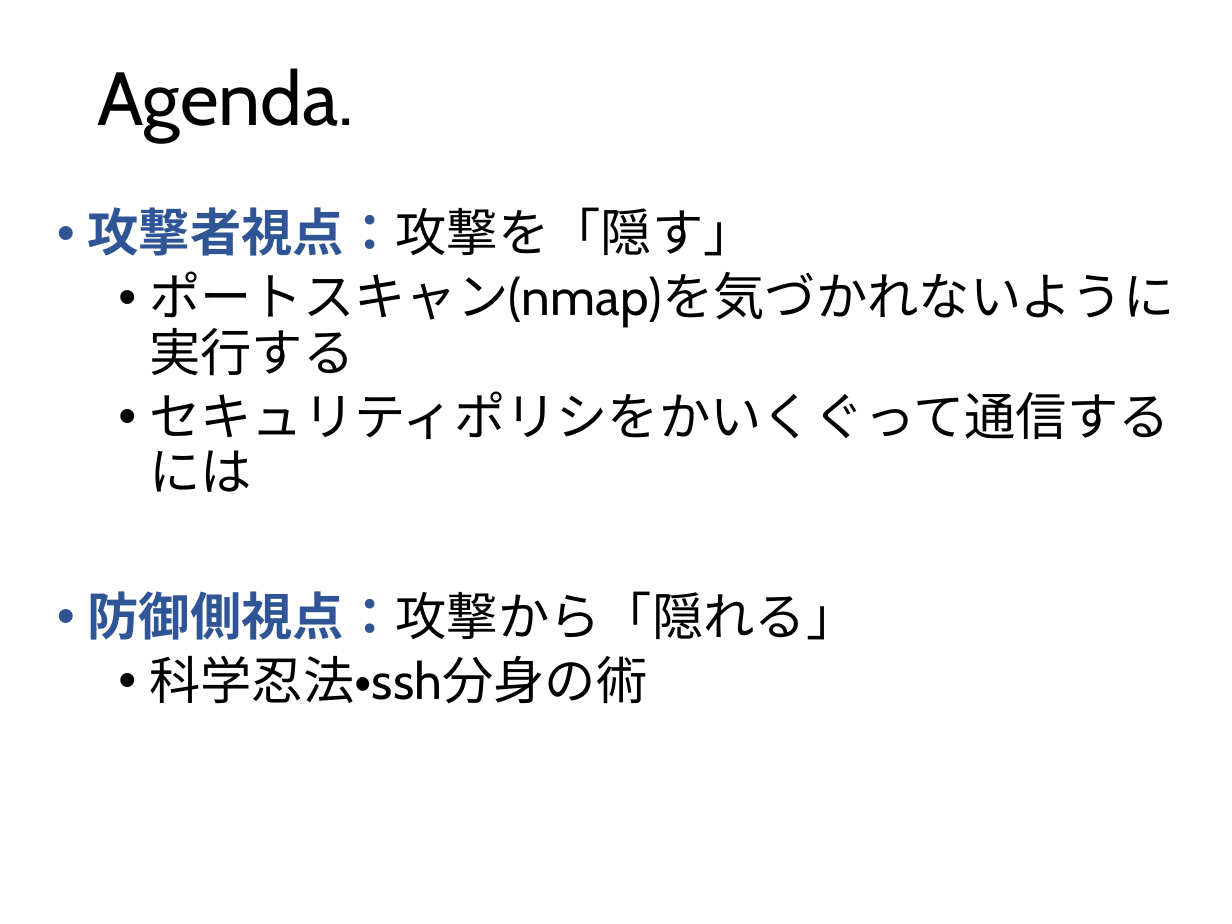
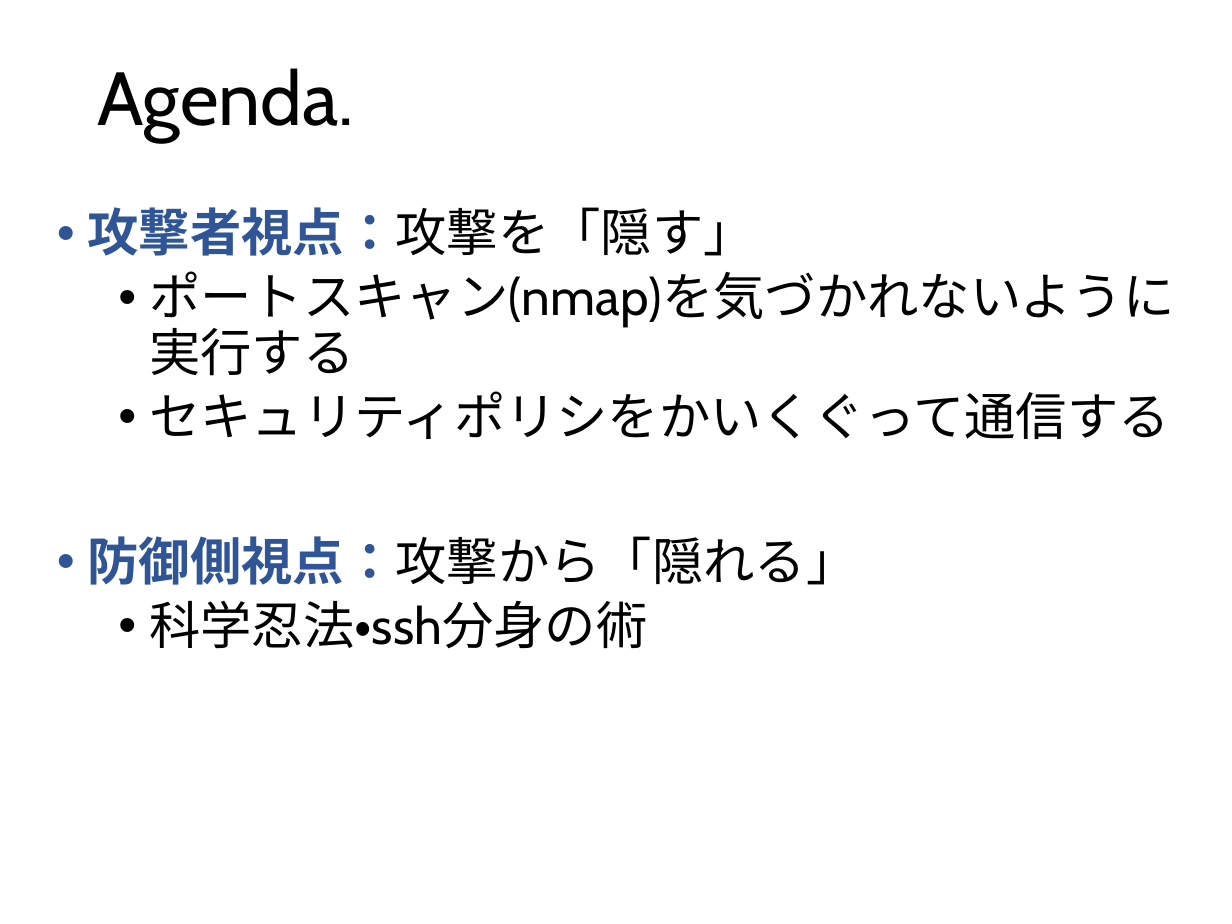
Before and after one commit to ozuma/sumida_sec, a slide deck: slide 3 of 2015-no.2/ppt/00_ozuma.pptx. Drawn at 1232x924 pixels with LibreOffice and Linux fonts; fonts in the diff are those of the drawing. Boxes give left, top, right and bottom in pixels: in the first picture for what was removed or moved away, otherwise in the second. Text is boxed around its words. In the diff, an @@ line names an element or a change of style, - is before the commit and + after.

```diff
--- a/2015-no.2/ppt/00_ozuma.pptx
+++ b/2015-no.2/ppt/00_ozuma.pptx
@@ text at (149, 391, 1170, 439): text changed @@
-  • セキュリティポリシをかいくぐって通信するには
+  • セキュリティポリシをかいくぐって通信する
```
Also in this commit, not shown: 5 other slides changed, 5 other files.
